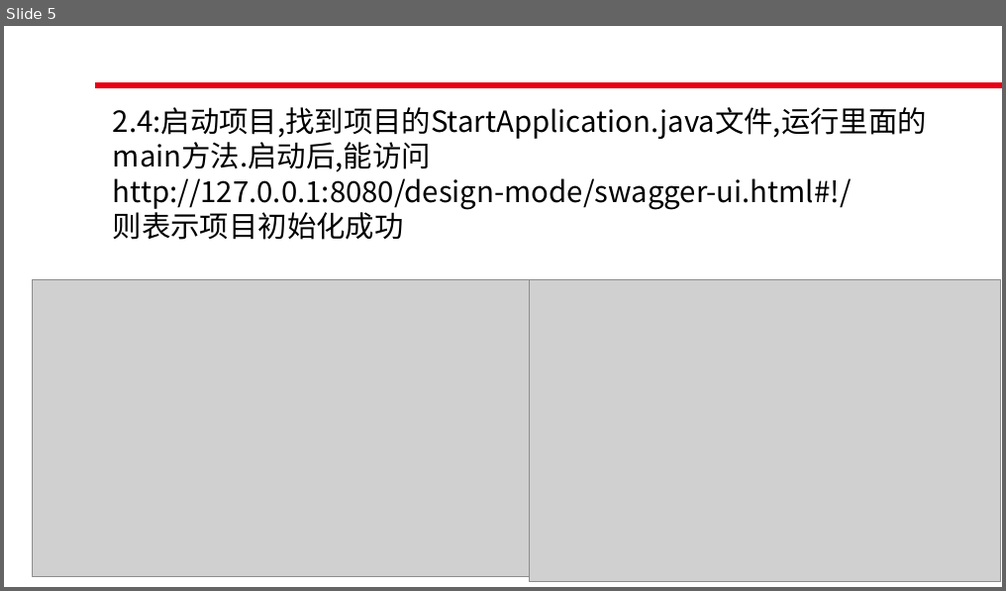
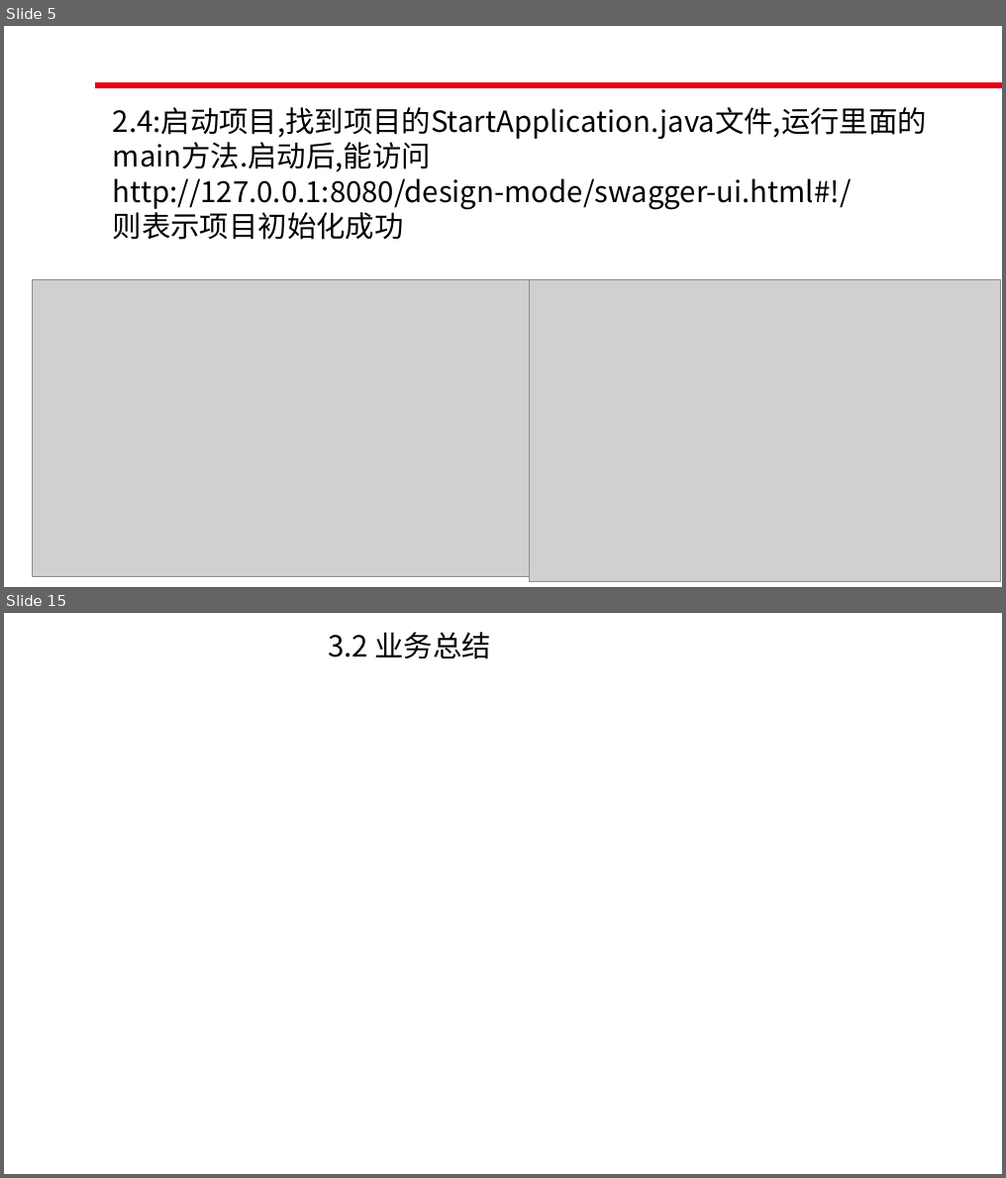
Before and after one commit to roet80736/JAVADesignMode, a slide deck: JAVA设计模式初级入门.pptx. Shown one above the other, each under a label of ours: slide 5 before the commit, slides 5 and 15 after it; the slides between them are not shown. The pictures are 1006x591 and 1006x1178 pixels, drawn with LibreOffice and Linux fonts; fonts in the diff are those of the drawing; grey boxes stand for pictures; background and template pictures are left out. Boxes give left, top, right and bottom in pixels: in the first picture for what was removed or moved away, otherwise in the second. Text is boxed around its words. In the diff, an @@ line names an element or a change of style, - is before the commit and + after.

```diff
--- a/JAVA设计模式初级入门.pptx
+++ b/JAVA设计模式初级入门.pptx
@@ slide 15 added at (4,613,1002,1174), background #FFFFFF @@
@@ text added at (328,632,491,660), 28 pt, text #000000 @@
+3.2 业务总结
```
Also in this commit, not shown: 9 other slides added, 7 slides removed, 10 other files.
